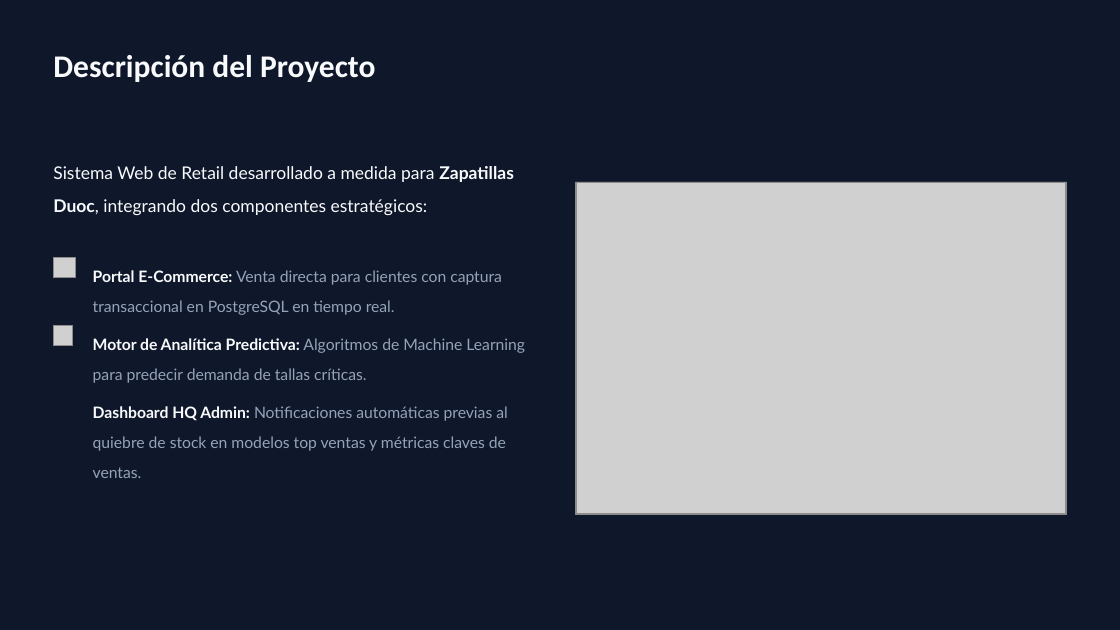
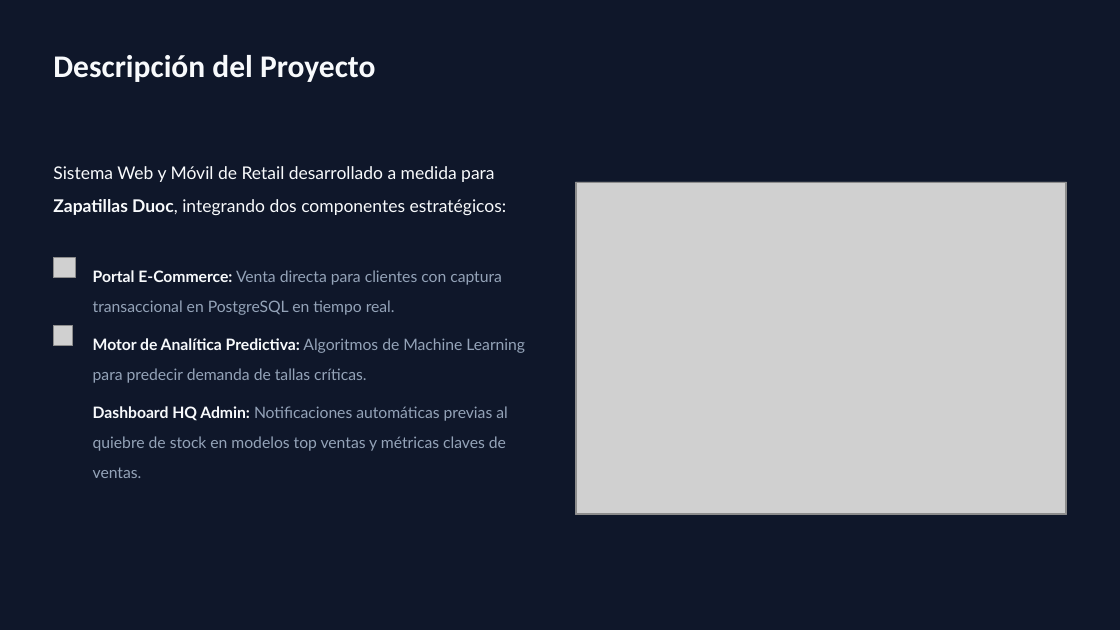
Before and after one commit to Adonias99/Capstone-Grupo-3, a slide deck: slide 3 of Grupo 3/Fase 1/Evidencias Grupales/Presentación Capstone Zapatillas Duoc.pptx. Drawn at 1120x630 pixels with LibreOffice and Linux fonts; fonts in the diff are those of the drawing; grey boxes stand for pictures; background and template pictures are left out. Boxes give left, top, right and bottom in pixels: in the first picture for what was removed or moved away, otherwise in the second. Text is boxed around its words. In the diff, an @@ line names an element or a change of style, - is before the commit and + after.

```diff
--- a/Grupo 3/Fase 1/Evidencias Grupales/Presentación Capstone Zapatillas Duoc.pptx
+++ b/Grupo 3/Fase 1/Evidencias Grupales/Presentación Capstone Zapatillas Duoc.pptx
@@ text at (53, 166, 507, 215): text changed @@
-Sistema Web de Retail desarrollado a medida para Zapatillas Duoc, integrando dos componentes estratégicos:
+Sistema Web y Móvil de Retail desarrollado a medida para Zapatillas Duoc, integrando dos componentes estratégicos:
```
